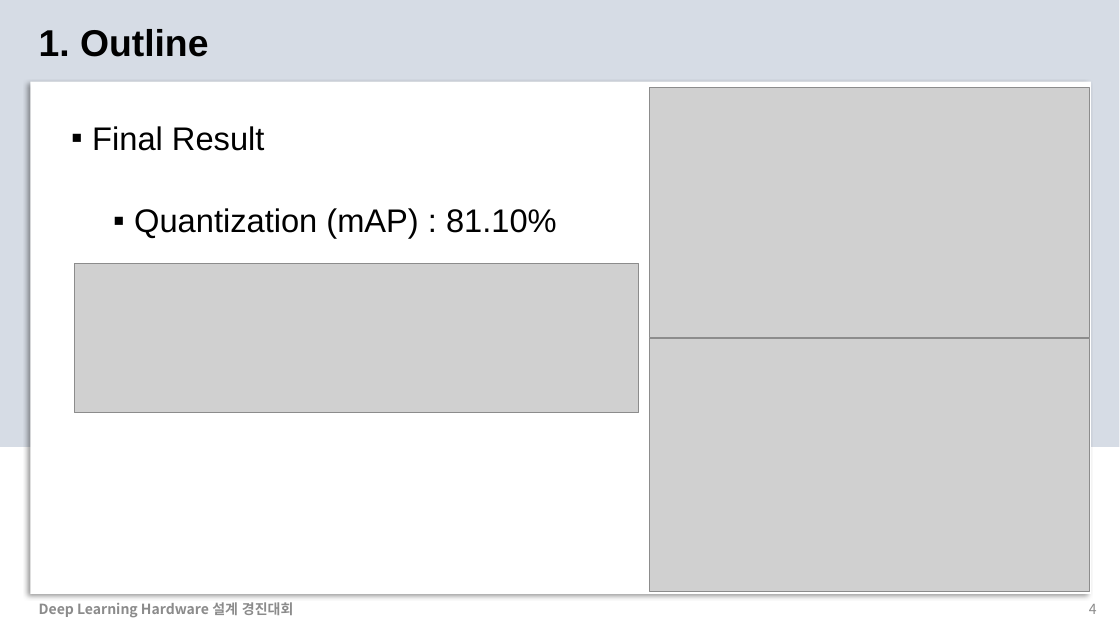
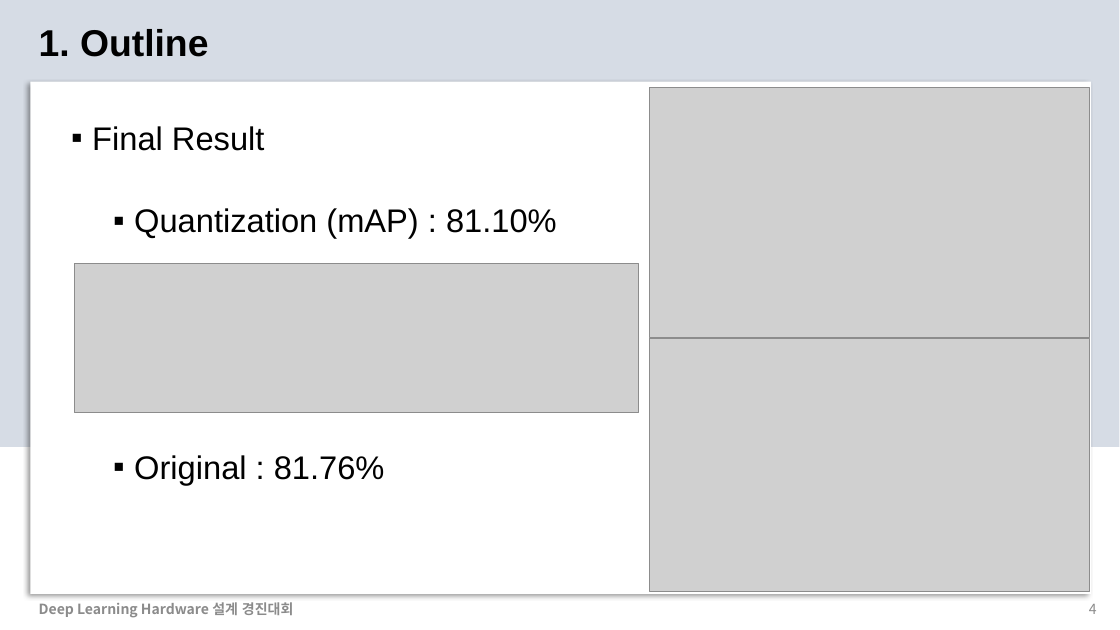
Before and after one commit to chaangwoo/AIX2024_ChipChamps, a slide deck: slide 4 of 2_Presentation/AIX2024_ChipChamps.pptx. Drawn at 1120x630 pixels with LibreOffice and Linux fonts; fonts in the diff are those of the drawing; grey boxes stand for pictures. Boxes give left, top, right and bottom in pixels: in the first picture for what was removed or moved away, otherwise in the second. Text is boxed around its words. In the diff, an @@ line names an element or a change of style, - is before the commit and + after.

```diff
--- a/2_Presentation/AIX2024_ChipChamps.pptx
+++ b/2_Presentation/AIX2024_ChipChamps.pptx
@@ text at (x1=134, y1=455, x2=385, y2=484): paragraph added @@
+  ▪ Original : 81.76%
```
Also in this commit, not shown: 9 other slides changed, 5 slides added, 1 slide removed.
